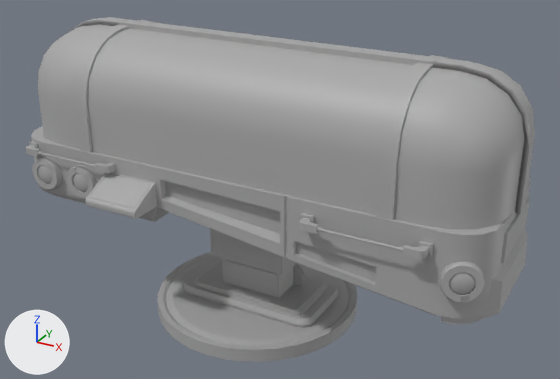
The FBX model Assets/Items/Props/LabProps/MedicalBed2.fbx: old version first, new version second.
Rendered twice from a 50 mm camera at (2.12, -7.25, 2.58) aimed at (0.15, -3.66, 0.79). Every picture has the same lights, and +X, +Y and +Z are marked at lower left. Where no turn or scale is listed for an object, it has been applied to the vertices. Vertices at the same position are counted once.
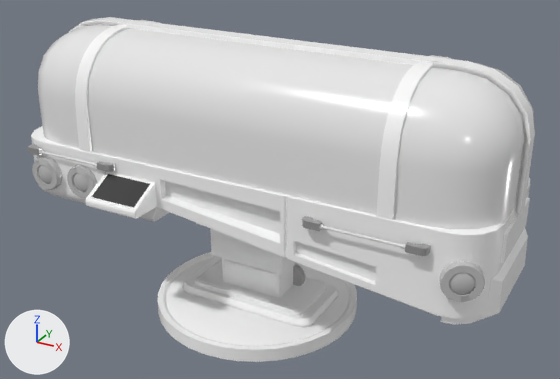
The newer file is also turned or shifted as a whole; pictures and numbers use the older file's frame.

What differs and where, as boxes (x1, y1, x2, y2) in the pictures (560 x 379 px):
'polySurface67', recoloured (grey to white)
    both: (88, 28, 413, 215)
'polySurface72', recoloured (grey to white)
    both: (394, 63, 534, 229)
'polySurface19', recoloured (grey to white)
    both: (158, 252, 357, 362)
'polySurface51', recoloured (grey to white)
    both: (183, 257, 338, 328)
'polySurface71', recoloured (grey to white)
    both: (38, 25, 113, 149)
'polySurface68', recoloured (grey to white)
    both: (118, 19, 439, 65)
'polySurface65', recoloured (grey to white)
    both: (376, 55, 451, 220)
'polySurface70', recoloured (grey to white)
    both: (433, 58, 535, 214)
'polySurface66', recoloured (grey to white)
    both: (75, 20, 159, 153)
'polySurface48', recoloured
    both: (210, 228, 295, 274)
'polySurface50', recoloured
    both: (222, 258, 297, 298)
'polySurface22', deleted
    before: (418, 240, 433, 257)
'polySurface25', deleted
    before: (301, 213, 314, 223)
part 1 of me_mesh_016, recoloured
    both: (31, 126, 530, 324)
part 2 of me_mesh_044, recoloured (grey to white)
    both: (85, 197, 136, 219)
part 3 of me_mesh_044, recoloured
    both: (87, 173, 108, 198)
part 4 of me_mesh_044, recoloured
    both: (134, 183, 157, 219)
part 5 of me_mesh_044, recoloured
    both: (108, 172, 155, 184)
part 6 of me_mesh_044, recoloured
    both: (92, 174, 150, 208)

Diff of the bpy script that builds the scene:
```diff
--- a/Assets/Items/Props/LabProps/MedicalBed2.fbx.py
+++ b/Assets/Items/Props/LabProps/MedicalBed2.fbx.py
@@ me_mesh_048 @@
 me_mesh_048.from_pydata(...)  # 90 vertices, 88 faces; spans x -0.82..0.94, y -0.46..0.45, z 0.97..1.63
-me_mesh_048.materials.append(mat_standardsurface1)  # grey #aaaaaa
+me_mesh_048.materials.append(mat_medicalbed02_glassmat1)  # white #ebebeb
@@ me_mesh @@
 me_mesh.from_pydata(...)  # 182 vertices, 216 faces; spans x -0.612..0.612, y -0.612..0.612, z -0.005..0.076
-me_mesh.materials.append(mat_standardsurface1)  # grey #aaaaaa
+me_mesh.materials.append(mat_medicalbed02_01mat1)  # white #ffffff
@@ me_mesh_016 @@
 me_mesh_016.from_pydata(...)  # 757 vertices, 754 faces; spans x -1.42..1.51, y -0.48..0.47, z 0.52..1.02
+# me_mesh_016 part 1: 620 faces spanning x -1.42..1.51, y -0.48..0.47, z 0.52..1.01 switch from mat_standardsurface1 (grey #aaaaaa) to mat_medicalbed02_01mat1 (white #ffffff)
+me_mesh_016.materials.append(mat_medicalbed02_05mat1)  # grey #757575
@@ me_mesh_044 @@
 me_mesh_044.from_pydata(...)  # 28 vertices, 26 faces; spans x -0.7..-0.357, y -0.666..-0.477, z 0.766..0.911
+# me_mesh_044 part 2: all 9 faces centred in x -0.528, y -0.666..-0.565, z 0.766..0.817 switch from mat_standardsurface1 (grey #aaaaaa) to mat_medicalbed02_01mat1 (white #ffffff)
+# me_mesh_044 part 3: all 6 faces centred in x -0.7..-0.681, y -0.664..-0.565, z 0.788..0.863 switch from mat_standardsurface1 (grey #aaaaaa) to mat_medicalbed02_01mat1 (white #ffffff)
+# me_mesh_044 part 4: all 6 faces centred in x -0.376..-0.357, y -0.664..-0.565, z 0.788..0.863 switch from mat_standardsurface1 (grey #aaaaaa) to mat_medicalbed02_01mat1 (white #ffffff)
+# me_mesh_044 part 5: all 4 faces centred in x -0.528, y -0.487..-0.477, z 0.839..0.91 switch from mat_standardsurface1 (grey #aaaaaa) to mat_medicalbed02_01mat1 (white #ffffff)
+# me_mesh_044 part 6: the 1 face centred in x -0.528, y -0.566, z 0.861 switches from mat_standardsurface1 (grey #aaaaaa) to mat_medicalbed02_monitormat1 (black #3e3e3e)
+me_mesh_044.materials.append(mat_medicalbed02_monitormat1)  # black #3e3e3e
@@ me_mesh_053 @@
 me_mesh_053.from_pydata(...)  # 188 vertices, 186 faces; spans x 1.009..1.477, y -0.456..0.451, z 0.967..1.627
-me_mesh_053.materials.append(mat_standardsurface1)  # grey #aaaaaa
+me_mesh_053.materials.append(mat_medicalbed02_glassmat1)  # white #ebebeb
@@ me_mesh_049 @@
 me_mesh_049.from_pydata(...)  # 16 vertices, 14 faces; spans x -0.89..1.01, y -0.05..0.04, z 1.63..1.65
-me_mesh_049.materials.append(mat_standardsurface1)  # grey #aaaaaa
+me_mesh_049.materials.append(mat_medicalbed02_01mat1)  # white #ffffff
@@ me_mesh_046 @@
 me_mesh_046.from_pydata(...)  # 176 vertices, 174 faces; spans x 0.933..1.013, y -0.473..0.468, z 0.967..1.642
-me_mesh_046.materials.append(mat_standardsurface1)  # grey #aaaaaa
+me_mesh_046.materials.append(mat_medicalbed02_01mat1)  # white #ffffff
@@ me_mesh_002 @@
 me_mesh_002.from_pydata(...)  # 135 vertices, 124 faces; spans x -0.43..0.466, y -0.235..0.23, z 0.058..0.151
-me_mesh_002.materials.append(mat_standardsurface1)  # grey #aaaaaa
+me_mesh_002.materials.append(mat_medicalbed02_01mat1)  # white #ffffff
@@ me_mesh_051 @@
 me_mesh_051.from_pydata(...)  # 40 vertices, 38 faces; spans x 1.014..1.504, y -0.049..0.044, z 0.967..1.654
-me_mesh_051.materials.append(mat_standardsurface1)  # grey #aaaaaa
+me_mesh_051.materials.append(mat_medicalbed02_01mat1)  # white #ffffff
@@ me_mesh_004 @@
 me_mesh_004.from_pydata(...)  # 34 vertices, 28 faces; spans x -0.224..0.26, y -0.166..0.161, z 0.348..0.706
-me_mesh_004.materials.append(mat_standardsurface1)  # grey #aaaaaa
+me_mesh_004.materials.append(mat_medicalbed02_01mat1)  # white #ffffff
@@ me_mesh_052 @@
 me_mesh_052.from_pydata(...)  # 188 vertices, 186 faces; spans x -1.359..-0.886, y -0.456..0.451, z 0.967..1.627
-me_mesh_052.materials.append(mat_standardsurface1)  # grey #aaaaaa
+me_mesh_052.materials.append(mat_medicalbed02_glassmat1)  # white #ebebeb
@@ me_mesh_001 @@
 me_mesh_001.from_pydata(...)  # 40 vertices, 36 faces; spans x -0.178..0.214, y -0.12..0.115, z 0.101..0.477
-me_mesh_001.materials.append(mat_standardsurface1)  # grey #aaaaaa
+me_mesh_001.materials.append(mat_medicalbed02_01mat1)  # white #ffffff
@@ me_mesh_047 @@
 me_mesh_047.from_pydata(...)  # 176 vertices, 174 faces; spans x -0.889..-0.809, y -0.473..0.468, z 0.967..1.642
-me_mesh_047.materials.append(mat_standardsurface1)  # grey #aaaaaa
+me_mesh_047.materials.append(mat_medicalbed02_01mat1)  # white #ffffff
@@ ob_polysurface22 @@
-ob_polysurface22 = bpy.data.objects.new('polySurface22', me_mesh_018)
@@ ob_polysurface25 @@
-ob_polysurface25 = bpy.data.objects.new('polySurface25', me_mesh_021)
```
